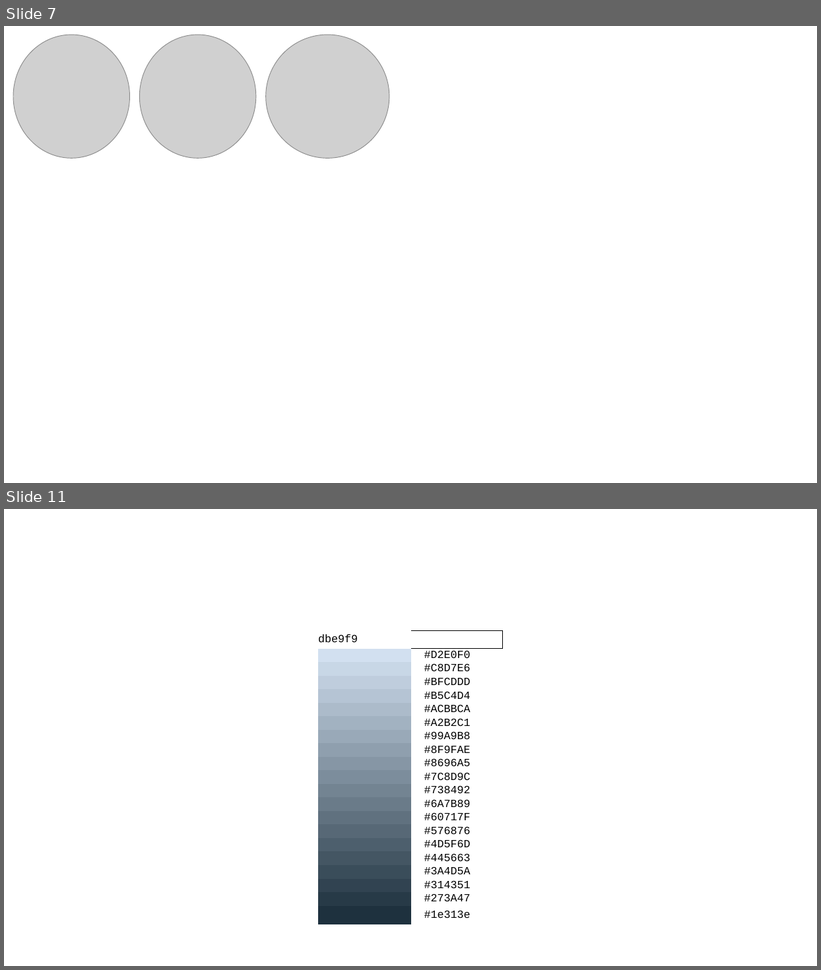
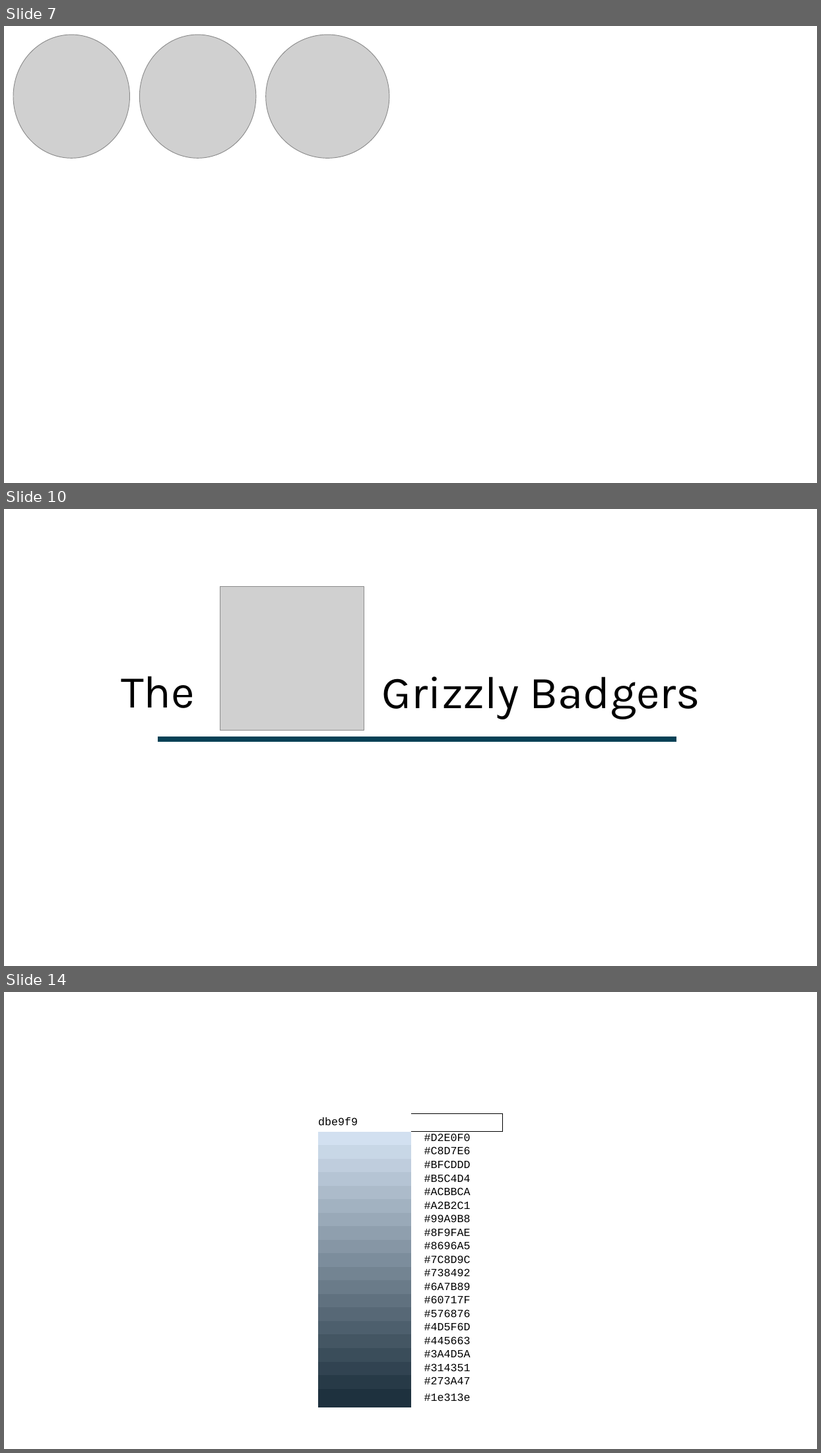
Before and after one commit to aloysiuslam2014/AMKTHKH, a slide deck: documentation/Wiki/content creation/wiki stuff.pptx. Shown one above the other, each under a label of ours: slides 7 and 11 before the commit, slides 7, 10 and 14 after it; the slides between them are not shown. The pictures are 821x970 and 821x1453 pixels, drawn with LibreOffice and Linux fonts; fonts in the diff are those of the drawing; grey boxes stand for pictures. Boxes give left, top, right and bottom in pixels: in the first picture for what was removed or moved away, otherwise in the second. Text is boxed around its words. In the diff, an @@ line names an element or a change of style, - is before the commit and + after.

```diff
--- a/documentation/Wiki/content creation/wiki stuff.pptx
+++ b/documentation/Wiki/content creation/wiki stuff.pptx
@@ slide 10 added at (4,509,817,966), background #FFFFFF @@
@@ picture added at (220,586,364,730) @@
@@ text added at (121,676,195,708), 54 pt, text #000000 @@
+The
@@ text added at (382,677,700,719), 54 pt, text #000000 @@
+Grizzly Badgers
@@ line added from (677, 739) to (158, 739), #064156 6 pt @@
@@ what was slide 11 is now slide 14 @@
```
Also in this commit, not shown: 1 slide changed, 3 other slides added, 1 slide removed, 5 other files.
